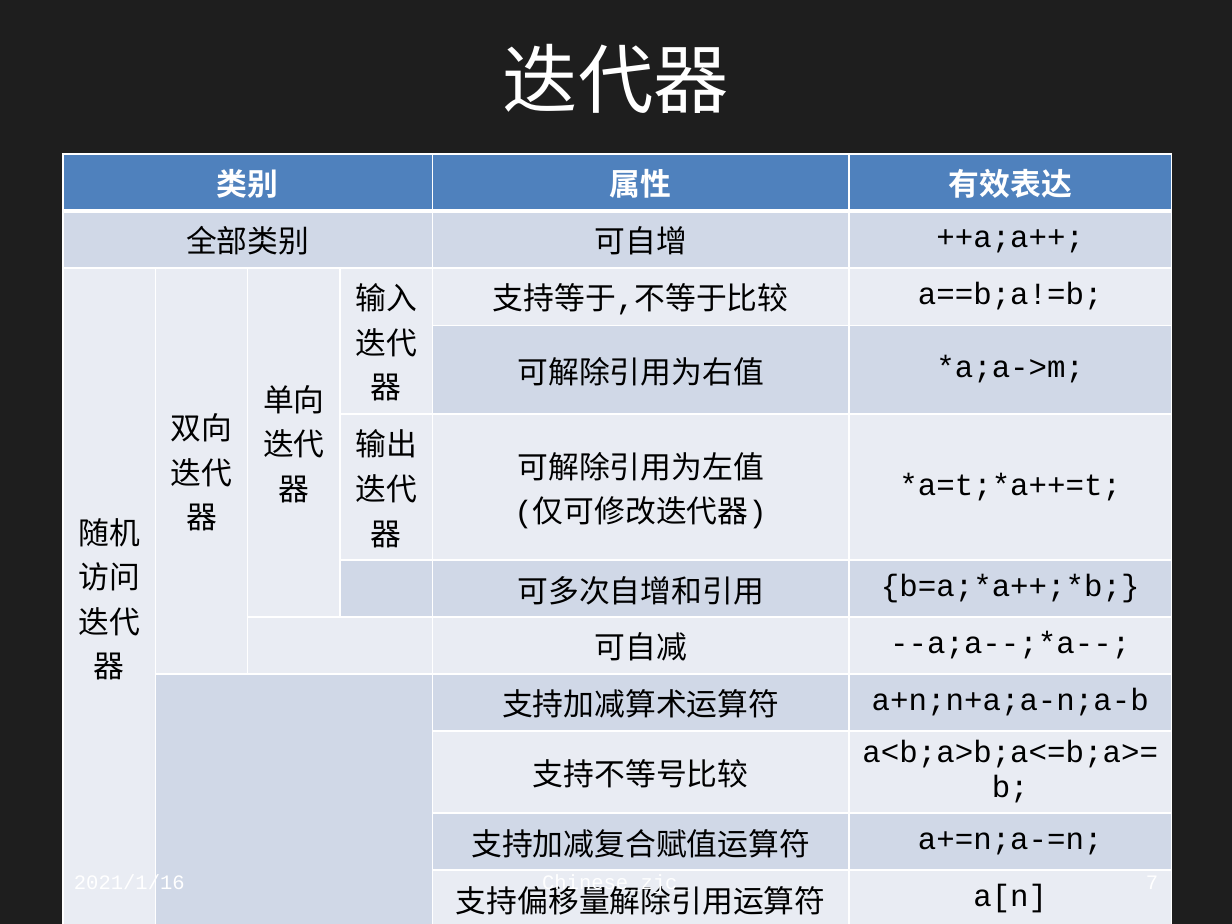
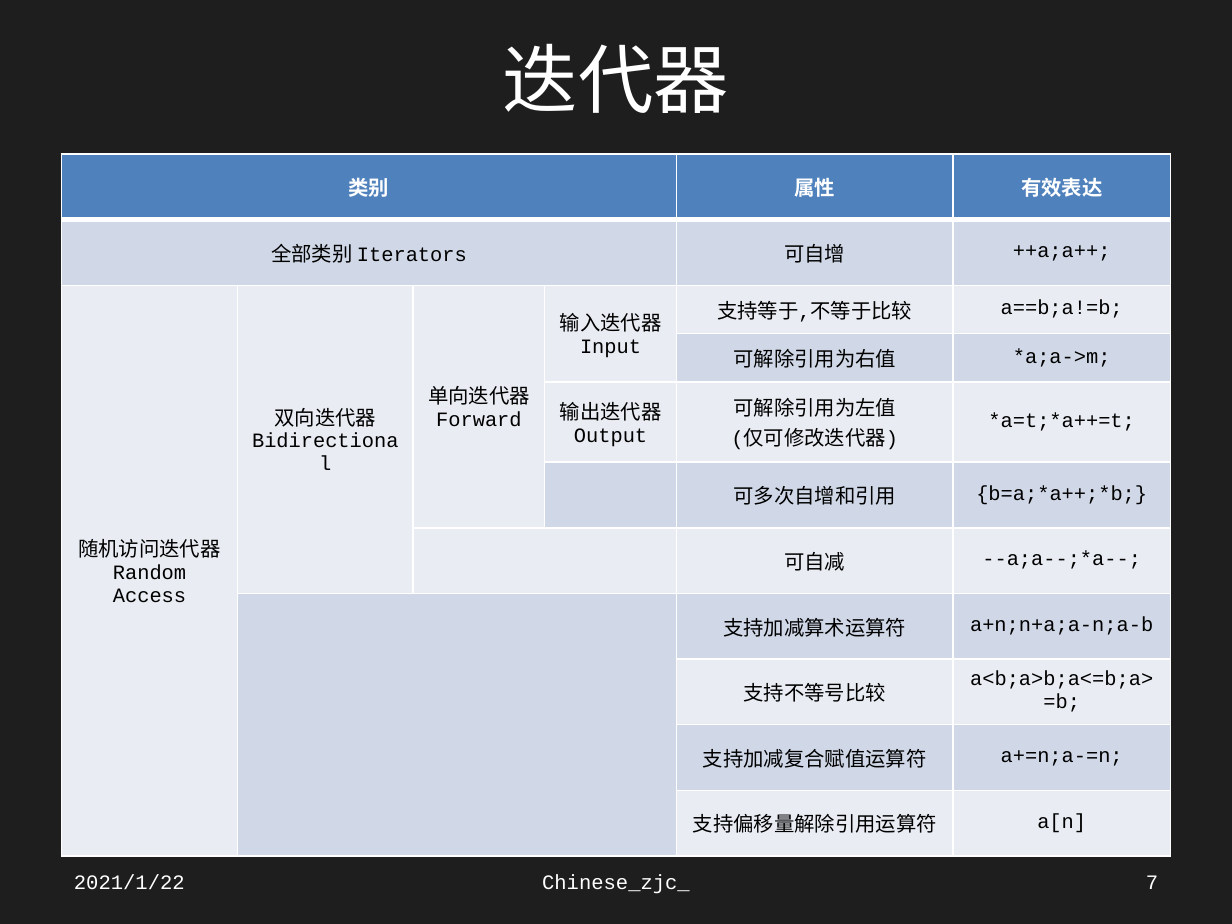
Before and after one commit to Chinesezjc/Solved-Problems, a slide deck: slide 7 of STL.pptx. Drawn at 1232x924 pixels with LibreOffice and Linux fonts; fonts in the diff are those of the drawing. Boxes give left, top, right and bottom in pixels: in the first picture for what was removed or moved away, otherwise in the second. Text is boxed around its words. In the diff, an @@ line names an element or a change of style, - is before the commit and + after.

```diff
--- a/STL.pptx
+++ b/STL.pptx
@@ table at [62, 154, 1172, 856] @@
-row 2, column 1: 全部类别
+row 2, column 1: 全部类别 Iterators
-row 3: 随机访问迭代器 | 双向迭代器 | 单向迭代器 | 输入迭代器 | 支持等于,不等于比较 | a==b;a!=b;
+row 3: 随机访问迭代器 / Random Access | 双向迭代器 / Bidirectional | 单向迭代器 / Forward | 输入迭代器 / Input | 支持等于,不等于比较 | a==b;a!=b;
-row 5, column 4: 输出迭代器
+row 5, column 4: 输出迭代器 / Output
@@ size 18 to 11.9 pt in "类别", "属性", "有效表达", "可自增" and 20 more places @@
@@ text at [74, 874, 185, 890]: text changed @@
-2021/1/16
+2021/1/22
@@ page number added at [1146, 875, 1158, 889], 12 pt, text #FFFFFF @@
+7
```
Also in this commit, not shown: 163 other slides changed, 86 slides added, 42 other files.
